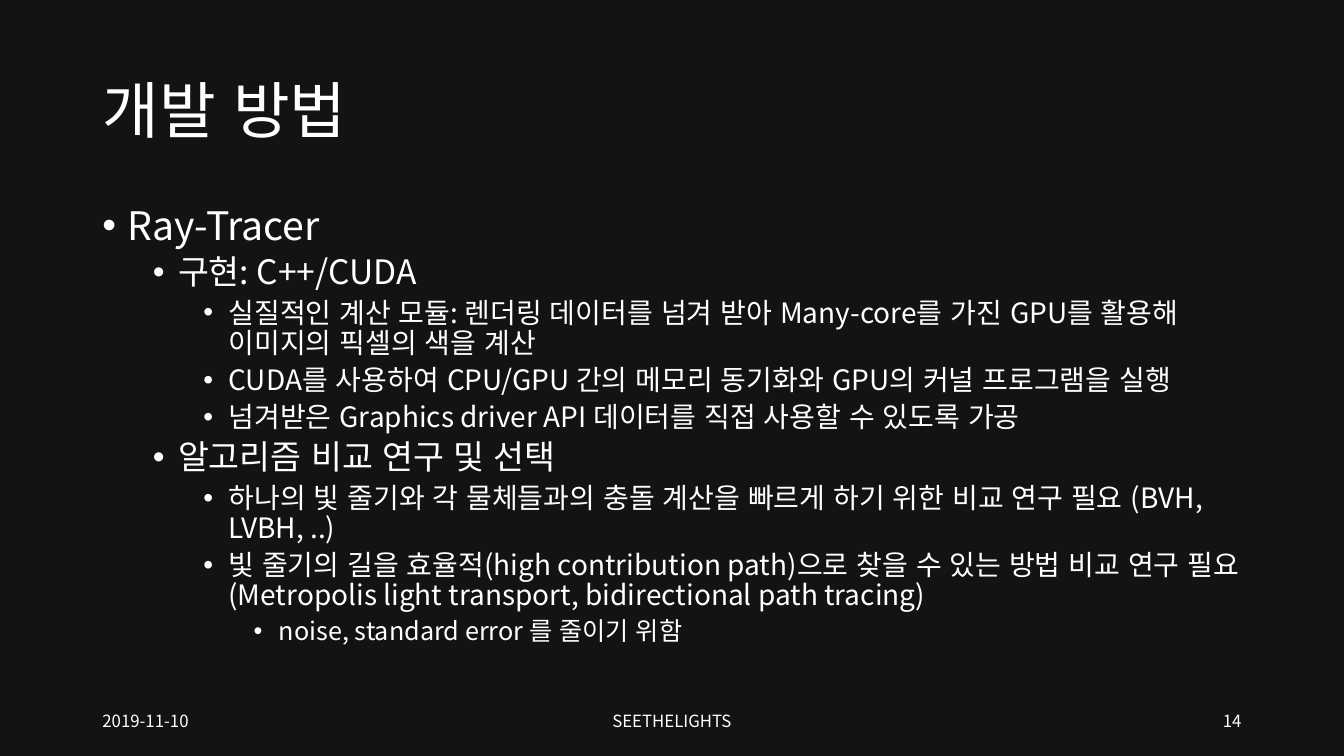
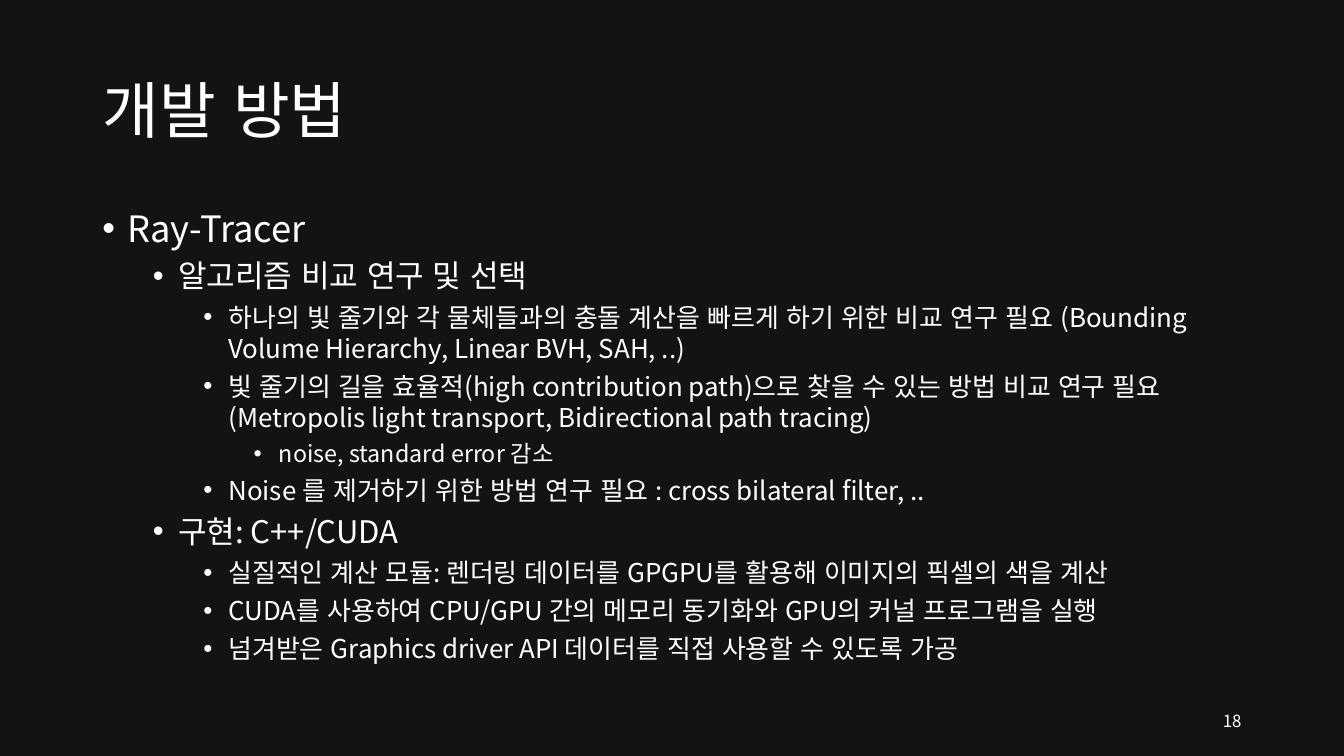
Before and after one commit to SEETHELGIHT/CapstonePlanning, a slide deck: slide 18 of doc/GPU-Accelerated_Ray_Tracing.pptx (slide 14 before the commit). Drawn at 1344x756 pixels with LibreOffice and Linux fonts; fonts in the diff are those of the drawing. Boxes give left, top, right and bottom in pixels: in the first picture for what was removed or moved away, otherwise in the second. Text is boxed around its words. In the diff, an @@ line names an element or a change of style, - is before the commit and + after.

```diff
--- a/doc/GPU-Accelerated_Ray_Tracing.pptx
+++ b/doc/GPU-Accelerated_Ray_Tracing.pptx
@@ text at [128, 215, 1098, 664]: size 28 to 25.9 pt in "Ray-Tracer"; size 24 to 22.2 pt in "구현: C++/CUDA"; size 20 to 18.5 pt in "CUDA를 사용하여 CPU/GPU 간의 메모리 동기화와 GPU의 ...", "넘겨받은 Graphics driver API 데이터를 직접 사용할 ..."; line spacing 0.9 to 1 @@
@@ text at [178, 261, 1187, 505]: paragraphs added @@
+  • 알고리즘 비교 연구 및 선택
+    • 하나의 빛 줄기와 각 물체들과의 충돌 계산을 빠르게 하기 위한 비교 연구 필요 (Bounding Volume Hierarchy, Linear BVH, SAH, ..)
+    • 빛 줄기의 길을 효율적(high contribution path)으로 찾을 수 있는 방법 비교 연구 필요 (Metropolis light transport, Bidirectional path tracing)
+      • noise, standard error 감소
+    • Noise 를 제거하기 위한 방법 연구 필요 : cross bilateral filter, ..
@@ text at [178, 441, 1240, 645]: paragraphs removed @@
-  • 알고리즘 비교 연구 및 선택
-    • 하나의 빛 줄기와 각 물체들과의 충돌 계산을 빠르게 하기 위한 비교 연구 필요 (BVH, LVBH, ..)
-    • 빛 줄기의 길을 효율적(high contribution path)으로 찾을 수 있는 방법 비교 연구 필요 (Metropolis light transport, bidirectional path tracing)
-      • noise, standard error 를 줄이기 위함
@@ text at [228, 560, 1108, 584]: text changed; size 20 to 18.5 pt @@
-    • 실질적인 계산 모듈: 렌더링 데이터를 넘겨 받아 Many-core를 가진 GPU를 활용해 이미지의 픽셀의 색을 계산
+    • 실질적인 계산 모듈: 렌더링 데이터를 GPGPU를 활용해 이미지의 픽셀의 색을 계산
@@ text removed at [102, 714, 188, 727] @@
-2019-11-10
@@ text removed at [612, 714, 731, 727] @@
-SEETHELIGHTS
@@ page number at [1223, 714, 1242, 727]: text changed @@
-14
+18
```
Also in this commit, not shown: 19 other slides changed, 5 slides added, 2 slides removed.
